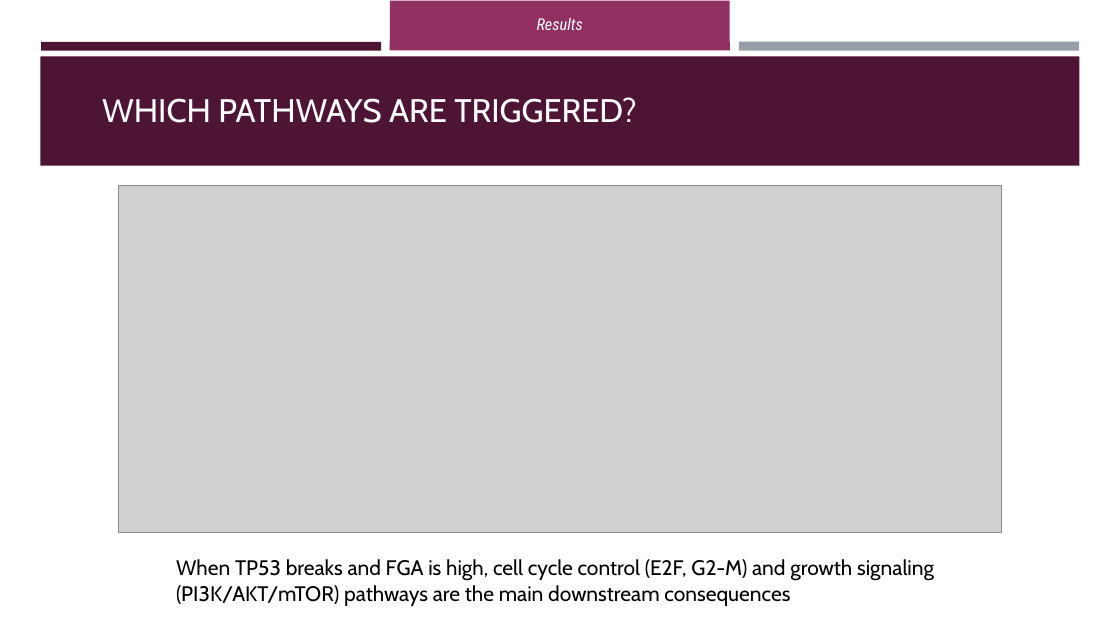
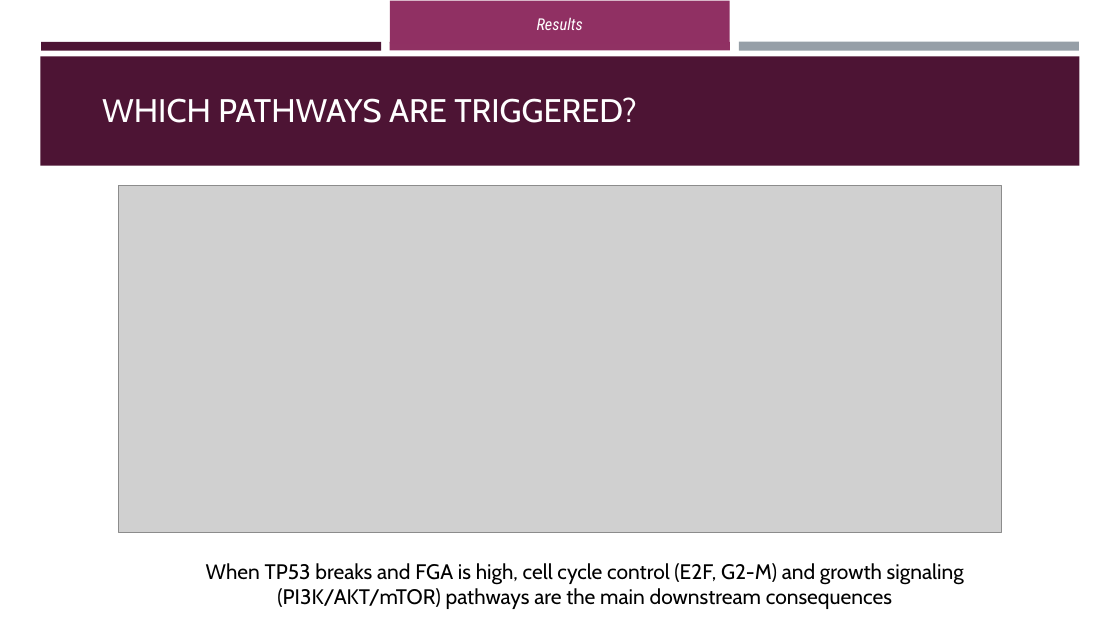
Before and after one commit to OrnitB/cancer_bioinformatics, a slide deck: slide 17 of project/project_background/Final Project Presentation - Ornit - Cancer Bioinfo March 2026.pptx. Drawn at 1120x630 pixels with LibreOffice and Linux fonts; fonts in the diff are those of the drawing; grey boxes stand for pictures. Boxes give left, top, right and bottom in pixels: in the first picture for what was removed or moved away, otherwise in the second. Text is boxed around its words. In the diff, an @@ line names an element or a change of style, - is before the commit and + after.

```diff
--- a/project/project_background/Final Project Presentation - Ornit - Cancer Bioinfo March 2026.pptx
+++ b/project/project_background/Final Project Presentation - Ornit - Cancer Bioinfo March 2026.pptx
@@ text "When TP53 breaks and FGA ..." at [206,563,964,609]: alignment left to centre @@
```
Also in this commit, not shown: 4 other slides changed, 1 other file.
